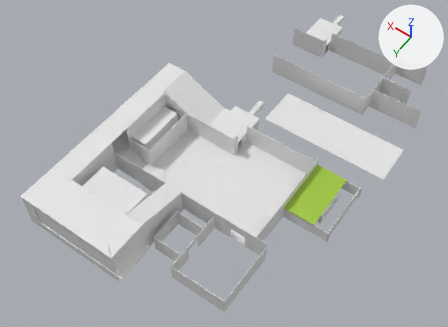
Two versions of the Blender file Blender Files/Level1.blend, one commit apart.
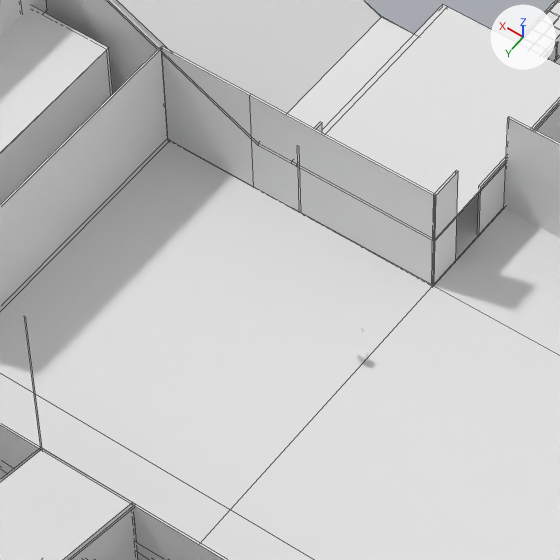
Each version appears first whole from a 50 mm lens placed at (-337.0, 734.0, 759.0), pointed at (3.0, 259.0, 12.0), and next in a close-up on the part from 35% to 57% of the width and 32% to 62% of the height. Arrows for +X, +Y and +Z are at upper right; the lights stay in place. The close-ups show mesh edges as thin lines.

Script lines for the objects in view, before the commit:
```python
me_cube_023 = bpy.data.meshes.new('Cube.023')
me_cube_023.from_pydata(...)  # 188 vertices, 186 faces; spans x -4.8..4.8, y -4.3..4.4, z -17.6..17.6
me_cube_023.materials.append(mat_material_004)  # its picture is missing
me_cube_050 = bpy.data.meshes.new('Cube.050')
me_cube_050.from_pydata(...)  # 30 vertices, 28 faces; spans x -3.47..1.0, y -1.0..1.0, z -0.99..1.11
me_cube_053 = bpy.data.meshes.new('Cube.053')
me_cube_053.from_pydata(...)  # 24 vertices, 23 faces; spans x -1.0..1.0, y -1.0..1.0, z -1.0..0.32
ob_cube_023 = bpy.data.objects.new('Cube.023', me_cube_023)
ob_cube_023.location = (22.4, 142.7, 18.5)
ob_cube_023.rotation_euler = (1.569, 0.0, 0.0)  # degrees (90, 0, 0)
ob_cube_049 = bpy.data.objects.new('Cube.049', me_cube_050)
ob_cube_049.location = (-17.2, 323.2, 13.5)
ob_cube_049.rotation_euler = (1.571, 0.0, 1.571)  # degrees (90, 0, 90)
ob_cube_049.scale = (35.3, 0.476, 105.0)
ob_cube_053 = bpy.data.objects.new('Cube.053', me_cube_053)
ob_cube_053.location = (130.3, 281.5, 55.7)
ob_cube_053.rotation_euler = (0.0, 0.0, 1.571)  # degrees (0, 0, 90)
ob_cube_053.scale = (45.2, 0.323, 47.6)
# also in view: 'Cube.050' at (89.0, 282.0, 31.0); 'Cube.021' at (23.0, 202.0, 13.0); 'Cube.058' at (85.0, 341.0, 60.0); 'Cube.055' at (89.0, 202.0, 53.0); 'Cube.019' at (-61.0, 203.0, 31.0)
```
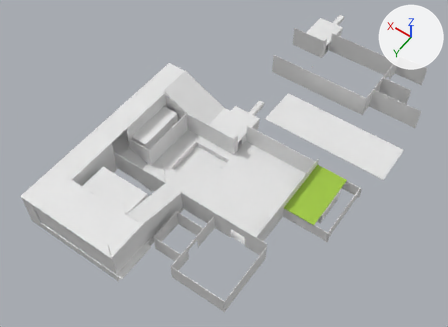
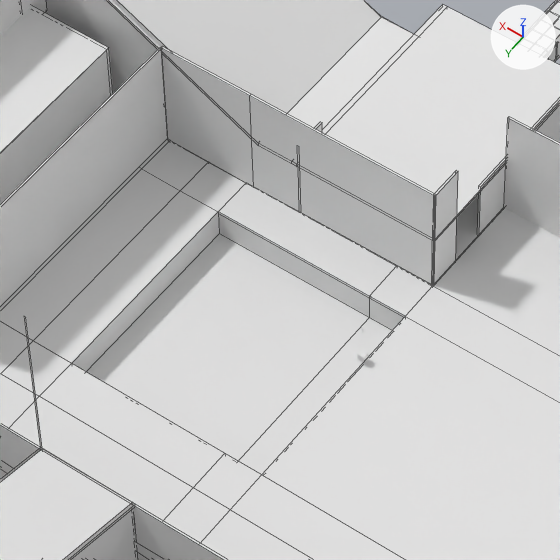
Where the change shows, as pixel boxes (x1, y1, x2, y2) in the close-ups (560 x 560 px):
```json
{"part": 1, "of": "me_cube_050", "change": "built on", "before": [0, 160, 560, 560], "after": [0, 160, 560, 560]}
```

Scene script edits in JSON lines:
```json
{"block": "me_cube_050", "where": "# used by ob_cube_049; location = (-17.2, 323.2, 13.5); rotation_euler = (1.571, 0.0, 1.571), in degrees (90, 0, 90); scale = (35.3, 0.476, 105.0)"}
{"op": "remove", "block": "me_cube_050", "code": "me_cube_050.from_pydata(...)  # 30 vertices, 28 faces; spans x -3.47..1.0, y -1.0..1.0, z -0.99..1.11"}
{"op": "add", "block": "me_cube_050", "code": "me_cube_050.from_pydata(...)  # 94 vertices, 89 faces; spans x -3.47..1.0, y -18.55..1.0, z -0.99..1.11"}
{"block": "me_cube_050", "change": "me_cube_050 part 1"}
{"block": "me_cube_050", "change": "18 faces are deleted"}
{"block": "me_cube_050", "change": "8 new vertices lie (0.0, 0.0, 0.25) away from vertices in x -3.47..1.0, y -1.0..1.0, z -0.99"}
{"block": "me_cube_050", "change": "10 new vertices lie (-0.38, 0.0, 0.0) away from vertices in x 0.11, y -1.0..1.0, z -0.99..1.01"}
{"block": "me_cube_050", "change": "10 new vertices lie (0.36, 0.0, 0.0) away from vertices in x -2.44, y -1.0..1.0, z -0.99..1.01"}
{"block": "me_cube_050", "change": "10 new vertices lie (0.0, 0.0, -0.13) away from vertices in x -2.44..1.0, y -1.0..1.0, z 1.0"}
{"block": "me_cube_050", "change": "10 new vertices lie (0.0, 0.0, 0.11) away from vertices in x -2.44..1.0, y -1.0..1.0, z 0.16"}
{"block": "me_cube_050", "change": "10 new vertices lie (0.0, 0.0, -0.12) away from vertices in x -2.44..1.0, y -1.0..1.0, z 0.87"}
{"block": "me_cube_050", "change": "6 new vertices lie (0.0, -19.55, 0.0) away from vertices in x -2.08..-0.27, y 1.0, z 0.16..0.75"}
{"block": "me_cube_050", "change": "79 new faces join them"}
```
